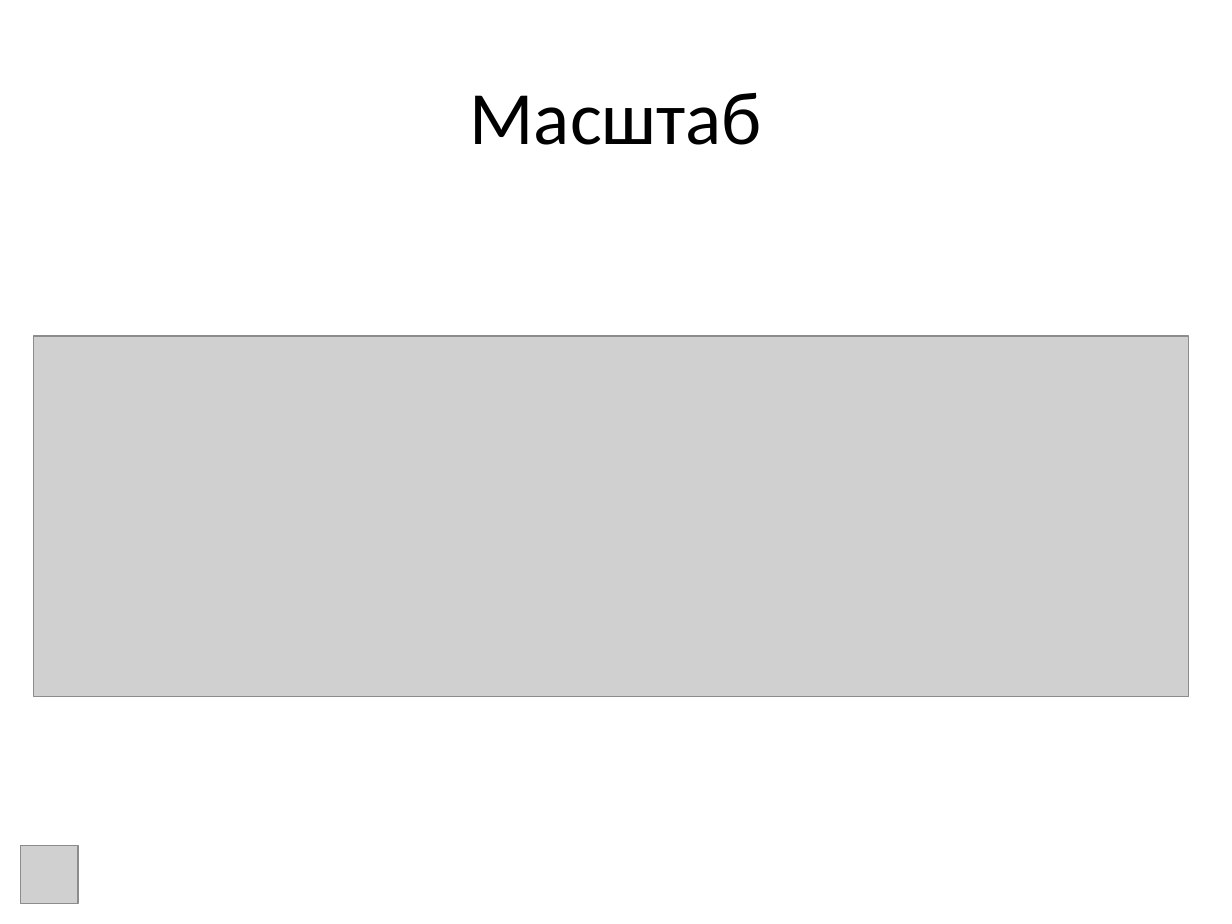
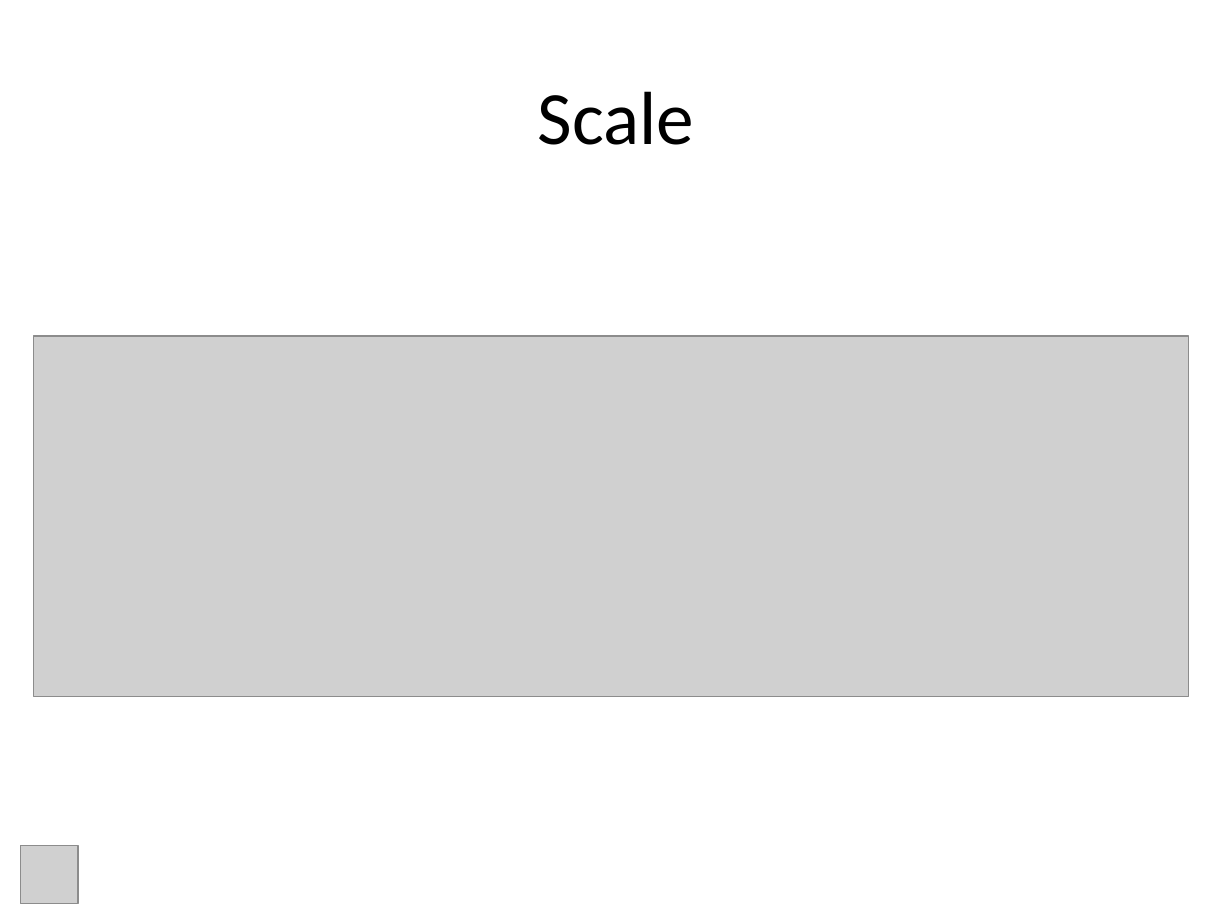
Before and after one commit to a-vodka/dv, a slide deck: slide 35 of dv-lec1-intro.pptx. Drawn at 1232x924 pixels with LibreOffice and Linux fonts; fonts in the diff are those of the drawing; grey boxes stand for pictures; background and template pictures are left out. Boxes give left, top, right and bottom in pixels: in the first picture for what was removed or moved away, otherwise in the second. Text is boxed around its words. In the diff, an @@ line names an element or a change of style, - is before the commit and + after.

```diff
--- a/dv-lec1-intro.pptx
+++ b/dv-lec1-intro.pptx
@@ title at box(538, 91, 695, 145): text changed @@
-Масштаб
+Scale
```
Also in this commit, not shown: 28 other slides changed, 5 slides added, 5 slides removed, 9 other files.
